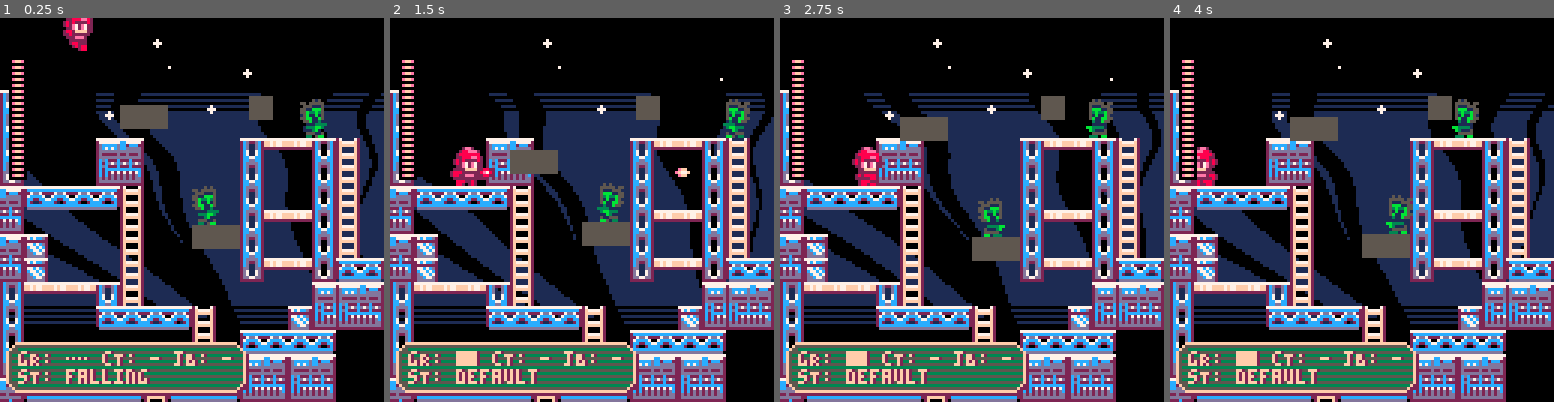
Above: before the commit, frames 1-4 (left to right).
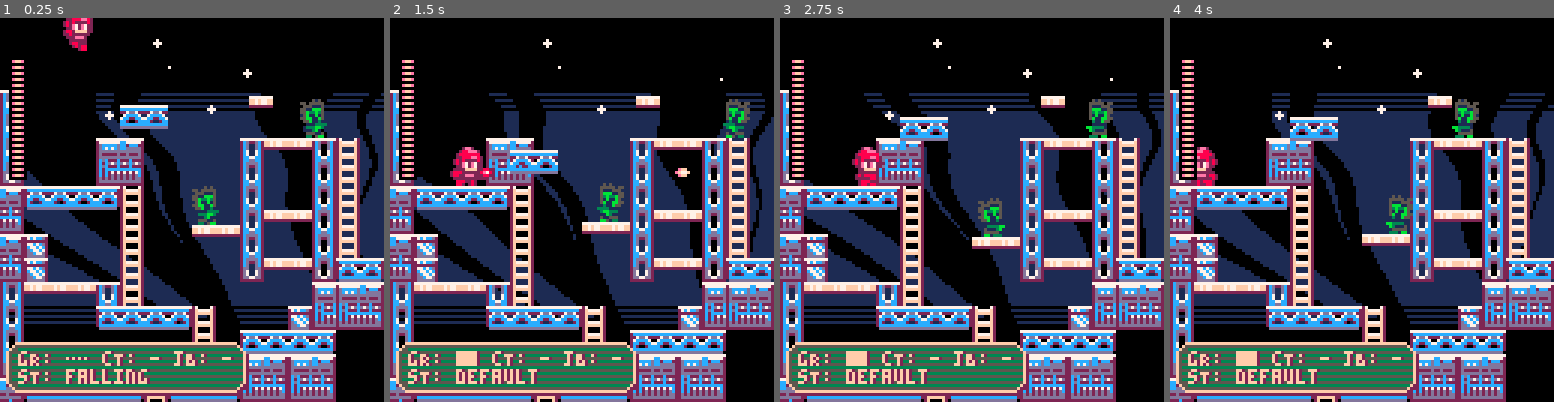
Above: after the commit, the same moments.

Repository: whckmstrjck/picoboy
Game: PICO-8 cartridge picoboy.p8
The game is run twice, just before and just after one commit, with the same random seed, the same clock (stepped at 60 frames per second) and the same inputs.
Inputs:
- Up to frame 1 (0.25 s): no input
- Up to frame 2 (1.5 s): tap X (X key) at 0.33, 1.07 s; tap O (Z key) at 0.7 s
- Up to frame 3 (2.75 s): hold Right 1.6-2.1 s; tap O (Z key) at 1.7, 2.1, 2.5 s; tap X (X key) at 1.85 s; hold Up 2.15-2.42 s; hold Right from 2.47 s (still down)
- Up to frame 4 (4 s): tap O (Z key) at 2.9, 3.3, 3.7 s; tap X (X key) at 2.97 s; release Right at 3.03 s; hold Left 3.08-3.58 s; hold Down 3.63-3.97 s

The runs differ from the first frame. In frame 1, 2.0% of the frame differs, in the area x 31-72%, y 20-61%; in frame 2, 2.0%; in frame 3, 2.0%; in frame 4, 2.0%.

Commit message:
solves last annoying platform render bug!

Diff:
--- a/lua/classes/platform.lua
+++ b/lua/classes/platform.lua
@@ -76,9 +76,9 @@
     riders = {}
   end,
   draw = function(_ENV)
-    -- for i = 0, width - 8, 8 do
-    --   spr(type == 'solid' and 130 or 177, x + i, y)
-    -- end
-    rectfill(x, y, x + width - 1, y + height - 1, 5)
+    for i = 0, width - 8, 8 do
+      spr(type == 'solid' and 130 or 177, x + i, y)
+    end
+    -- rectfill(x, y, x + width - 1, y + height - 1, 5)
   end
 })
--- a/lua/classes/player/player.lua
+++ b/lua/classes/player/player.lua
@@ -296,6 +296,10 @@
     x, vx = collide_x(_ENV)
     y, vy, new_grounded = collide_y(_ENV)
 
+    if current_platform and current_platform.direction == 'horizontal' and state == 'default' then
+      x = flr(x) + current_platform.x % 1
+    end
+
     if coyote_time > 0 then
       grounded = 'coyote'
     else
